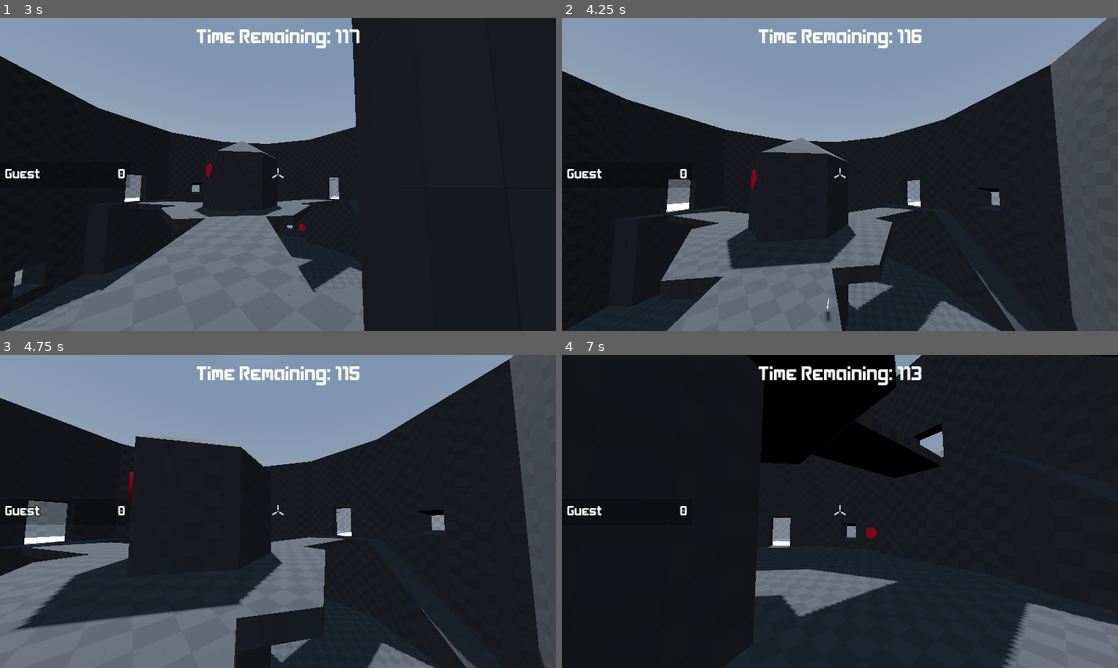
Above: before the commit, frames 1-4 (two rows, left to right).
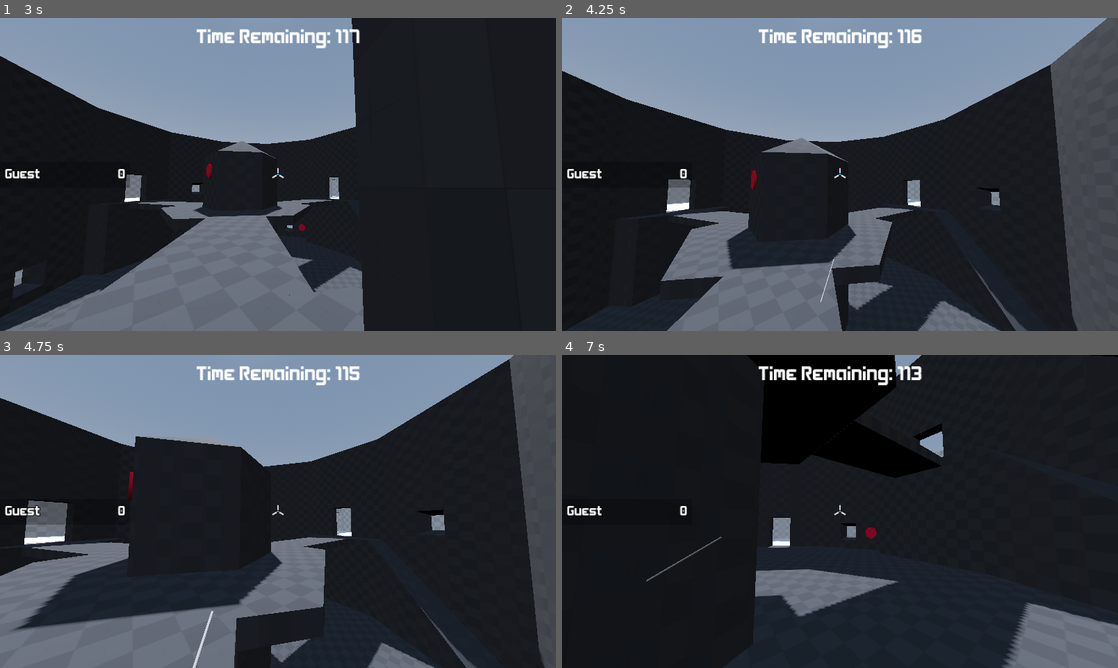
Above: after the commit, the same moments.

Repository: kdreese/godot-3D-shooter-project
Game: Godot game, scene res://src/states/menus/menu.tscn
The game is run twice, just before and just after one commit, with the same random seed, the same clock (stepped at 60 frames per second) and the same inputs.
Inputs (mouse positions are in pixels of both pictures, inside the frame that each line leads up to):
- Up to frame 1 (3 s): click "Free Play" at 0.5 s; move the mouse to (305, 174) at 1.27 s; press the mouse at (305, 174) at 1.28 s; hold W (move_forwards) from 1.28 s (still down); tap Space (jump) at 1.52, 2.27 s; move the mouse to (250, 174) at 2.02 s; release the mouse at (250, 174) at 2.03 s; right-click (250, 174) at 2.1 s; click (250, 174) at 2.3 s; move the mouse to (289, 168) at 2.77 s; press the mouse at (289, 168) at 2.78 s
- Up to frame 2 (4.25 s): keep holding W (move_forwards); move the mouse to (834, 180) at 3.52 s; release the mouse at (834, 180) at 3.53 s; click (834, 180) at 3.6 s; tap Space (jump) at 3.77 s
- Up to frame 3 (4.75 s): keep holding W (move_forwards); move the mouse to (316, 514) at 4.27 s; hold Right mouse button (melee_attack) from 4.28 s (still down); tap Space (jump) at 4.52 s; click (316, 514) at 4.55 s
- Up to frame 4 (7 s): move the mouse to (795, 508) at 5.02 s; release Right mouse button (melee_attack) at 5.03 s; click (795, 508) at 5.1 s; tap Space (jump) at 5.27, 6.77 s; move the mouse to (845, 511) at 5.77 s; press the mouse at (845, 511) at 5.78 s; move the mouse to (817, 505) at 6.52 s; release W (move_forwards) at 6.53 s; release the mouse at (817, 505) at 6.53 s; hold D (move_right) from 6.53 s (still down); right-click (817, 505) at 6.6 s; click (817, 505) at 6.8 s

Frame 1 is identical in both runs. In frame 2, less than 0.1% of the frame differs, in the area x 46-49%, y 76-98%; in frame 3, 0.1%, in the area x 34-39%, y 81-100%; in frame 4, less than 0.1%.

Commit message:
Added arrow drops that increase quiver amount

Diff:
--- a/src/objects/arrow.gd
+++ b/src/objects/arrow.gd
@@ -1,17 +1,27 @@
 extends CharacterBody3D
+
+signal spawn_pickup
 
 
 const GRAVITY := 9.8
 const MAX_STUCK_TIME := 10
 const FADEOUT_TIME := 0.5
 const COLLISION_DELAY := 0.05
+const STUCK_TIME := 0.25
 
 var archer: CharacterBody3D		# the player who shot the arrow
 var desired_dir: Vector3
 var stuck := false		# whether the arrow has hit a wall
 
+
 func remove_collision() -> void:
 	collision_layer = 0
+
+
+func become_pickup() -> void:
+	emit_signal("spawn_pickup", transform)
+	queue_free()
+
 
 func _physics_process(delta: float) -> void:
 	if stuck:
@@ -25,3 +35,4 @@
 		stuck = true
 		get_tree().create_timer(MAX_STUCK_TIME).timeout.connect(queue_free)
 		get_tree().create_timer(COLLISION_DELAY).timeout.connect(remove_collision)
+		get_tree().create_timer(STUCK_TIME).timeout.connect(become_pickup)
--- /dev/null
+++ b/src/objects/arrow_pickup.gd
@@ -0,0 +1,24 @@
+extends Area3D
+
+signal arrow_collected
+
+
+const SPIN_SPEED := 0.5
+const VERTICAL_OSCILLATION_SPEED := 1
+const VERTICAL_OSCILLATION_AMPLITUDE := 0.15
+
+@onready var mesh_instance_3d = $MeshInstance3D
+@onready var initial_y = mesh_instance_3d.position.y
+
+
+func _physics_process(delta) -> void:
+	mesh_instance_3d.rotation.y += SPIN_SPEED * delta
+	mesh_instance_3d.position.y = initial_y \
+			+ sin(Time.get_unix_time_from_system() * VERTICAL_OSCILLATION_SPEED) \
+			* VERTICAL_OSCILLATION_AMPLITUDE
+
+
+func _on_body_entered(body):
+	if body is Player:
+		emit_signal("arrow_collected", body.name)
+		queue_free()
--- /dev/null
+++ b/src/objects/arrow_pickup.tscn
@@ -0,0 +1,27 @@
+[gd_scene load_steps=4 format=3 uid="uid://dmuiblg7kgrt2"]
+
+[ext_resource type="Script" path="res://src/objects/arrow_pickup.gd" id="1_k48mr"]
+
+[sub_resource type="CylinderShape3D" id="CylinderShape3D_cr8n7"]
+height = 0.7
+radius = 0.35
+
+[sub_resource type="CylinderMesh" id="CylinderMesh_obdv3"]
+top_radius = 0.01
+bottom_radius = 0.01
+height = 0.8
+
+[node name="Arrow Pickup" type="Area3D"]
+collision_layer = 0
+collision_mask = 2
+script = ExtResource("1_k48mr")
+
+[node name="CollisionShape3D" type="CollisionShape3D" parent="."]
+transform = Transform3D(1, 0, 0, 0, 1, 0, 0, 0, 1, 0, 0.35, 0)
+shape = SubResource("CylinderShape3D_cr8n7")
+
+[node name="MeshInstance3D" type="MeshInstance3D" parent="."]
+transform = Transform3D(0.573576, 0.819152, 0, -0.819152, 0.573576, 0, 0, 0, 1, 0, 0.4, 0)
+mesh = SubResource("CylinderMesh_obdv3")
+
+[connection signal="body_entered" from="." to="." method="_on_body_entered"]
--- a/src/states/game.gd
+++ b/src/states/game.gd
@@ -8,6 +8,7 @@
 const DRAWBACK_INDICATOR_FINAL_SIZE := Vector2(60.0, 10.0)
 
 const Arrow = preload("res://src/objects/arrow.tscn")
+const Arrow_Pickup = preload("res://src/objects/arrow_pickup.tscn")
 
 @onready var pause_menu: Control = %PauseMenu
 @onready var scoreboard: Scoreboard = %Scoreboard
@@ -296,13 +297,33 @@
 	var player_head := new_arrow.archer.get_node("Head") as Node3D
 	new_arrow.transform = player_head.get_global_transform()
 	new_arrow.velocity = player_head.get_global_transform().basis.z.normalized() * -SHOT_SPEED * power
+	new_arrow.spawn_pickup.connect(self.arrow_pickup_middleman)
 	arrows.add_child(new_arrow)
 	if arrows.get_child_count() > MAX_ARROWS_LOADED:
 		arrows.get_child(0).queue_free()
 	new_arrow.archer.shooting_sound()
 
 
-@rpc("authority")
+func arrow_pickup_middleman(spawn_transform: Transform3D) -> void:
+	if get_multiplayer().is_server():
+		rpc("spawn_arrow_pickup", spawn_transform)
+
+
+@rpc("authority", "call_local")
+func spawn_arrow_pickup(spawn_transform: Transform3D) -> void:
+	var new_arrow_pickup := Arrow_Pickup.instantiate()
+	new_arrow_pickup.position = spawn_transform.origin
+	new_arrow_pickup.arrow_collected.connect(self.arrow_collected)
+	$ArrowPickups.add_child(new_arrow_pickup)
+
+
+func arrow_collected(id: String) -> void:
+	var player := $Players.get_node(id)
+	player.quiver += 1
+	rpc_id(int(id), "update_quiver_amt", player.quiver)
+
+
+@rpc("authority", "call_local")
 func update_quiver_amt(amt: int) -> void:
 	my_player.quiver = amt
 
--- a/src/states/game.tscn
+++ b/src/states/game.tscn
@@ -58,3 +58,5 @@
 
 [node name="Arrows" type="Node" parent="."]
 unique_name_in_owner = true
+
+[node name="ArrowPickups" type="Node" parent="."]
--- a/src/states/menus/menu.tscn
+++ b/src/states/menus/menu.tscn
@@ -19,7 +19,6 @@
 layer = -2
 
 [node name="PreviewLevel" parent="CanvasLayer" instance=ExtResource("5")]
-pan_angle = null
 
 [node name="ColorRect" type="ColorRect" parent="CanvasLayer"]
 anchors_preset = 15
Not shown: 1 places in src/states/game.tscn that only renumber resources
